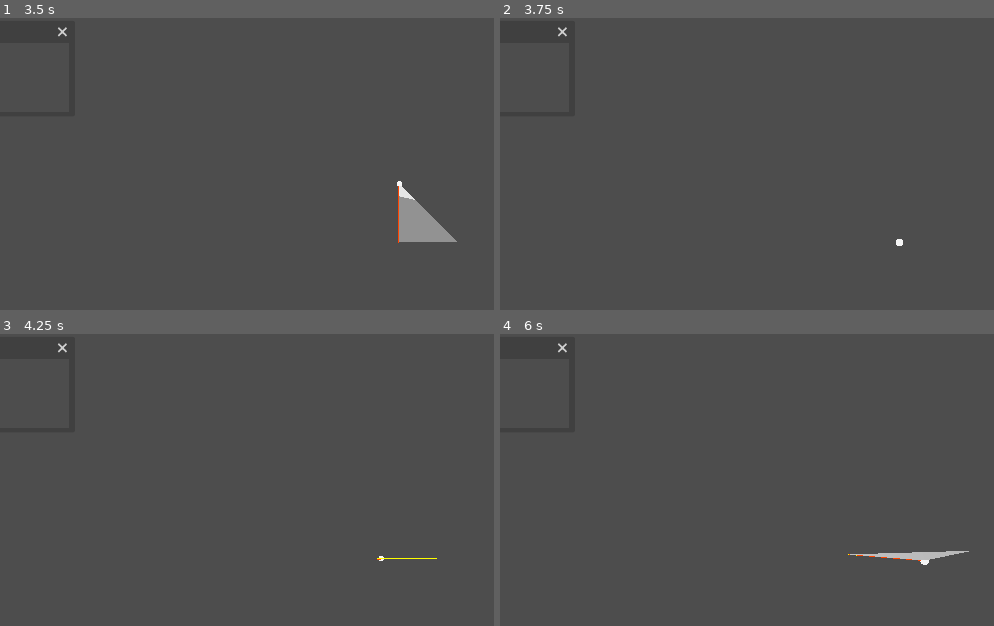
Above: before the commit, frames 1-4 (two rows, left to right).
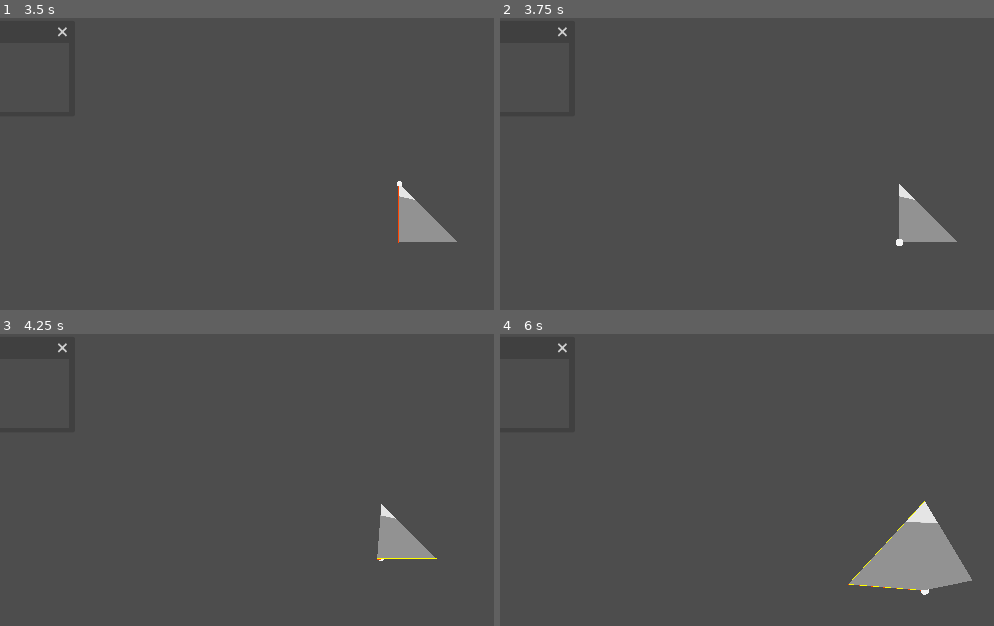
Above: after the commit, the same moments.

Repository: Y-o-p/gizmo
Game: Godot game, scene res://scenes/main.tscn
The game is run twice, just before and just after one commit, with the same random seed, the same clock (stepped at 60 frames per second) and the same inputs.
Inputs (mouse positions are in pixels of both pictures, inside the frame that each line leads up to):
- Up to frame 1 (3.5 s): tap Enter at 0.5, 2 s; move the mouse to (outside the picture) at 0.52 s; hold K (edge) 0.53-1.28 s; tap J (face) at 0.8, 1.35 s; tap Space (swap_projection) at 1.25, 2.75 s; move the mouse to (242, 266) at 1.27 s; hold E (down) 1.28-2.03 s; click (242, 266) at 1.55 s; move the mouse to (479, 143) at 2.02 s; hold L (vertex) 2.03-2.78 s; click (479, 143) at 2.1 s; move the mouse to (outside the picture) at 2.77 s; tap L (vertex) at 2.85 s; tap K (edge) at 3.05 s
- Up to frame 2 (3.75 s): tap Enter at 3.5 s; move the mouse to (outside the picture) at 3.52 s; hold E (down) from 3.53 s (still down); hold K (edge) from 3.53 s (still down)
- Up to frame 3 (4.25 s): keep holding E (down); keep holding K (edge); tap J (face) at 3.8 s
- Up to frame 4 (6 s): tap Space (swap_projection) at 4.25 s; move the mouse to (658, 491) at 4.27 s; release K (edge) at 4.28 s; tap J (face) at 4.35 s; click (658, 491) at 4.55 s; move the mouse to (939, 558) at 5.02 s; hold Middle mouse button (rotate_mode) 5.03-5.78 s; tap L (vertex) at 5.3 s; move the mouse to (870, 550) at 5.77 s; release E (down) at 5.78 s; click (870, 550) at 5.85 s

Frame 1 is identical in both runs. In frame 2, 1.2% of the frame differs, in the area x 80-93%, y 56-77%; in frame 3, 1.1%; in frame 4, 4.0%, in the area x 70-96%, y 57-90%.
Error after the commit: Invalid access to property or key 'tool' on a base object of type 'Node (Selection)'. (res://scripts/command.gd:15)

Commit message:
Moved MeshDataTool from selection to model.

Diff:
--- a/gizmo/scripts/model.gd
+++ b/gizmo/scripts/model.gd
@@ -1,6 +1,7 @@
 extends MeshInstance3D
 class_name Model
 
+var tool: MeshDataTool
 var surface_array = []
 var vertices: PackedVector3Array = []
 var indices: PackedInt32Array = []
@@ -37,3 +38,6 @@
 	surface_mesh_tool.generate_normals()
 	surface_mesh_tool.commit(mesh)
 	geometry_added.emit()
+
+	tool = MeshDataTool.new()
+	tool.create_from_surface(mesh, 0)
--- a/gizmo/scripts/model_overlay.gd
+++ b/gizmo/scripts/model_overlay.gd
@@ -14,8 +14,6 @@
 func draw_face_selection(a, b, c):
 	_clear_face_selection.call()
 
-	var center = (a + b + c) / 3.0
-	var normal = -(b - a).cross(c - a).normalized()
 	var line_a: MeshInstance3D = await Draw3D.line(a, b, Color.YELLOW)
 	var line_b: MeshInstance3D = await Draw3D.line(b, c, Color.YELLOW)
 	var line_c: MeshInstance3D = await Draw3D.line(c, a, Color.YELLOW)
@@ -32,7 +30,7 @@
 func draw_edge_selection(a, b):
 	_clear_edge_selection.call()
 
-	var normal: Vector3 = selection.tool.get_face_normal(selection.face)
+	var normal: Vector3 = selection.model.tool.get_face_normal(selection.face)
 	var line_a: MeshInstance3D = await Draw3D.line(normal * 0.01 + a, normal * 0.01 + b, Color.ORANGE_RED)
 	_clear_edge_selection = func():
 		line_a.queue_free()
--- a/gizmo/scripts/selection.gd
+++ b/gizmo/scripts/selection.gd
@@ -1,7 +1,6 @@
 extends Node
 class_name Selection
 
-var tool: MeshDataTool
 @export var model: Model
 
 var face := 0
@@ -21,36 +20,29 @@
 
 func get_selected_face_vertices():
 	return [
-		tool.get_face_vertex(face, 0),
-		tool.get_face_vertex(face, 1),
-		tool.get_face_vertex(face, 2),
+		model.tool.get_face_vertex(face, 0),
+		model.tool.get_face_vertex(face, 1),
+		model.tool.get_face_vertex(face, 2),
 	]
 
 func get_selected_edge_vertices():
 	return [
-		tool.get_edge_vertex(tool.get_face_edge(face, edge), 0),
-		tool.get_edge_vertex(tool.get_face_edge(face, edge), 1),
+		model.tool.get_edge_vertex(model.tool.get_face_edge(face, edge), 0),
+		model.tool.get_edge_vertex(model.tool.get_face_edge(face, edge), 1),
 	]
 
 func get_selected_vertex():
 	return get_selected_face_vertices()[(edge + vertex) % 3]
 
-func _ready() -> void:
-	model.geometry_added.connect(_refresh_tool)
-
-func _refresh_tool():
-	tool = MeshDataTool.new()
-	tool.create_from_surface(model.mesh, 0)
-
 func _input(event: InputEvent) -> void:
 	if event.is_action_pressed("face"):
-		var edge_idx = tool.get_face_edge(face, edge)
-		var edge_faces = tool.get_edge_faces(edge_idx)
+		var edge_idx = model.tool.get_face_edge(face, edge)
+		var edge_faces = model.tool.get_edge_faces(edge_idx)
 		edge_faces.erase(face)
 		var new_face_edge_indices = [
-			tool.get_face_edge(edge_faces[0], 0),
-			tool.get_face_edge(edge_faces[0], 1),
-			tool.get_face_edge(edge_faces[0], 2),
+			model.tool.get_face_edge(edge_faces[0], 0),
+			model.tool.get_face_edge(edge_faces[0], 1),
+			model.tool.get_face_edge(edge_faces[0], 2),
 		]
 		edge = new_face_edge_indices.find(edge_idx)
 		face = edge_faces[0]
@@ -66,22 +58,22 @@
 		_emit_vertex()
 
 func _emit_face_vertices():
-	var a = tool.get_vertex(tool.get_face_vertex(face, 0))
-	var b = tool.get_vertex(tool.get_face_vertex(face, 1))
-	var c = tool.get_vertex(tool.get_face_vertex(face, 2))
+	var a = model.tool.get_vertex(model.tool.get_face_vertex(face, 0))
+	var b = model.tool.get_vertex(model.tool.get_face_vertex(face, 1))
+	var c = model.tool.get_vertex(model.tool.get_face_vertex(face, 2))
 	face_changed.emit(a, b, c)
 
 func _emit_edge_vertices():
-	var idx_a = tool.get_edge_vertex(tool.get_face_edge(face, edge), 0)
-	var idx_b = tool.get_edge_vertex(tool.get_face_edge(face, edge), 1)
-	var a = tool.get_vertex(idx_a)
-	var b = tool.get_vertex(idx_b)
+	var idx_a = model.tool.get_edge_vertex(model.tool.get_face_edge(face, edge), 0)
+	var idx_b = model.tool.get_edge_vertex(model.tool.get_face_edge(face, edge), 1)
+	var a = model.tool.get_vertex(idx_a)
+	var b = model.tool.get_vertex(idx_b)
 	edge_changed.emit(a, b)
 
 func _emit_vertex():
 	var indices = [
-		tool.get_face_vertex(face, 0),
-		tool.get_face_vertex(face, 1),
-		tool.get_face_vertex(face, 2),
+		model.tool.get_face_vertex(face, 0),
+		model.tool.get_face_vertex(face, 1),
+		model.tool.get_face_vertex(face, 2),
 	]
-	vertex_changed.emit(tool.get_vertex(indices[(edge + vertex) % 3]))
+	vertex_changed.emit(model.tool.get_vertex(indices[(edge + vertex) % 3]))
